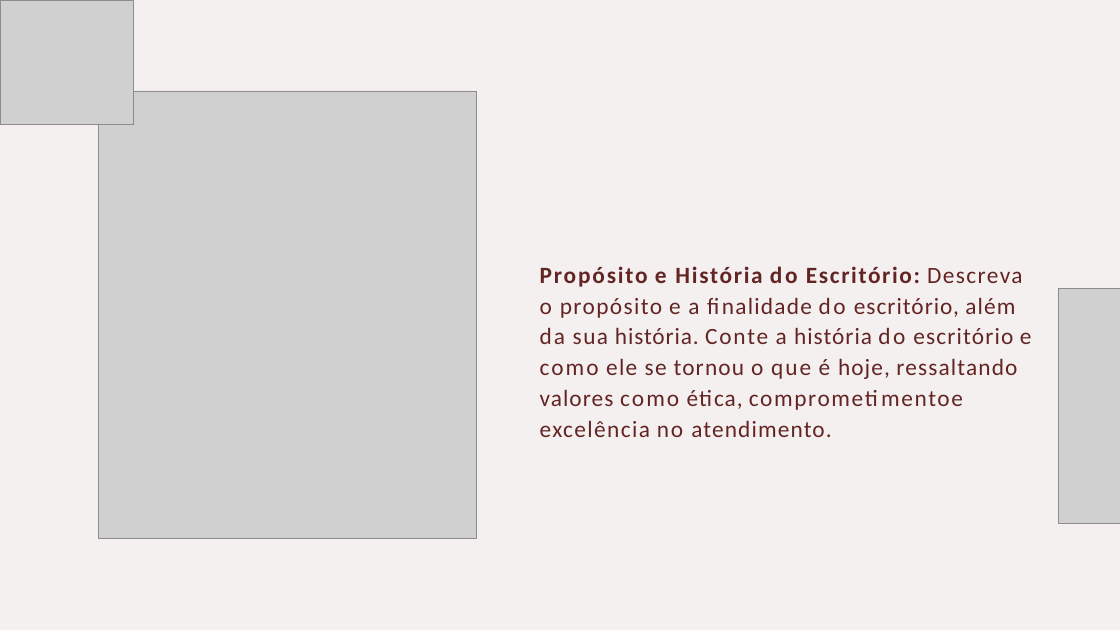
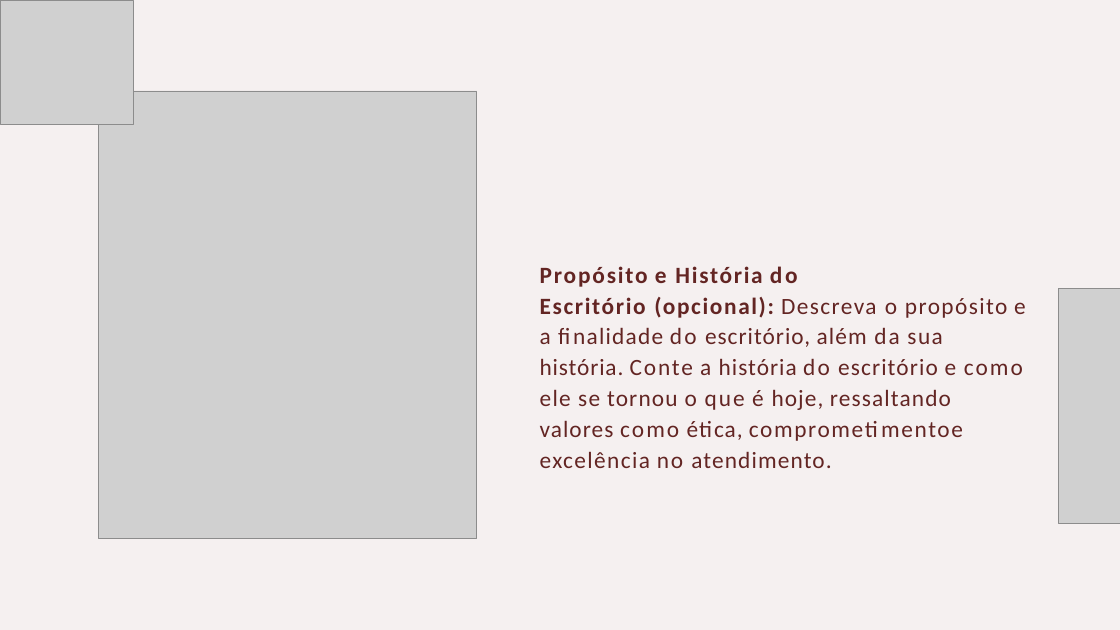
Before and after one commit to slesbel/Design-Studio, a slide deck: slide 7 of lawyer/guia_para_advogados.pptx. Drawn at 1120x630 pixels with LibreOffice and Linux fonts; fonts in the diff are those of the drawing; grey boxes stand for pictures. Boxes give left, top, right and bottom in pixels: in the first picture for what was removed or moved away, otherwise in the second. Text is boxed around its words. In the diff, an @@ line names an element or a change of style, - is before the commit and + after.

```diff
--- a/lawyer/guia_para_advogados.pptx
+++ b/lawyer/guia_para_advogados.pptx
@@ text at <box>540,266,1026,468</box>: text changed @@
-Propósito e História do Escritório: Descreva o propósito e a finalidade do escritório, além da sua história. Conte a história do escritório e como ele se tornou o que é hoje, ressaltando valores como ética, comprometimentoe excelência no atendimento.
+Propósito e História do Escritório (opcional): Descreva o propósito e a finalidade do escritório, além da sua história. Conte a história do escritório e como ele se tornou o que é hoje, ressaltando valores como ética, comprometimentoe excelência no atendimento.
```
Also in this commit, not shown: 4 other slides changed, 6 other files.
